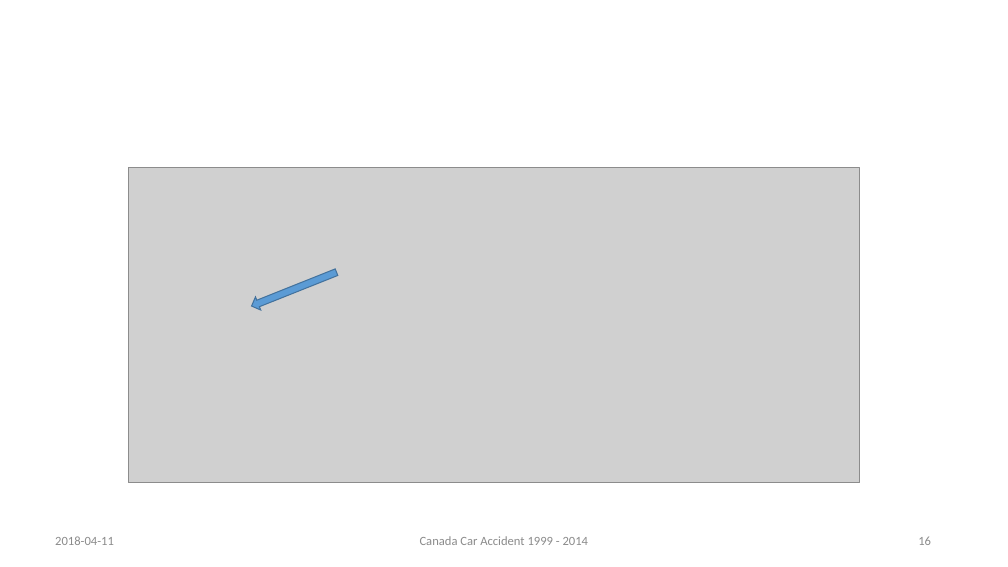
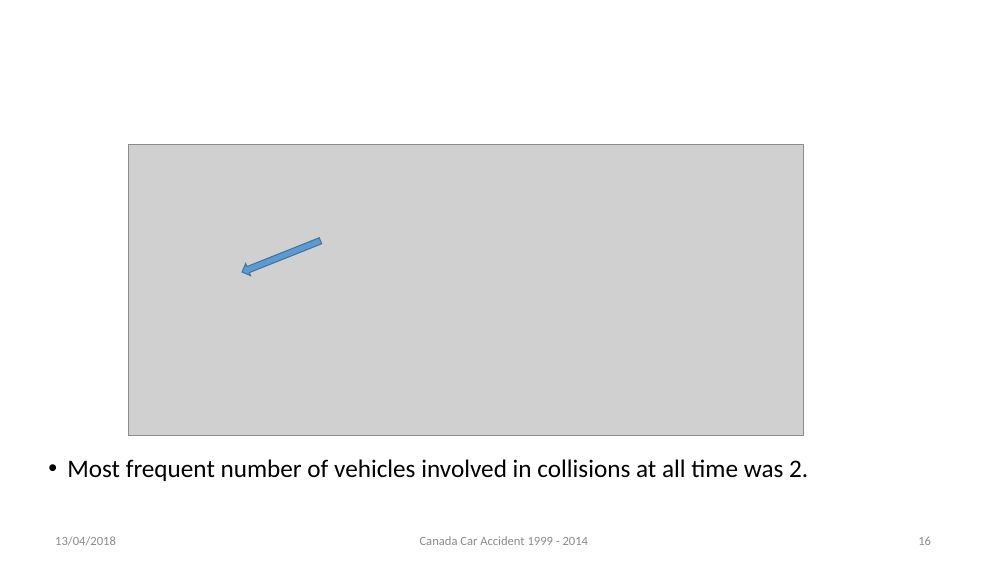
Before and after one commit to rynho/3250-G3, a slide deck: slide 16 of Deliverable/Presentation.pptx. Drawn at 1008x567 pixels with LibreOffice and Linux fonts; fonts in the diff are those of the drawing; grey boxes stand for pictures; background and template pictures are left out. Boxes give left, top, right and bottom in pixels: in the first picture for what was removed or moved away, otherwise in the second. Text is boxed around its words. In the diff, an @@ line names an element or a change of style, - is before the commit and + after.

```diff
--- a/Deliverable/Presentation.pptx
+++ b/Deliverable/Presentation.pptx
@@ picture: place and size @@
-picture at bbox=[129, 168, 861, 483]
+picture at bbox=[129, 144, 804, 436]
@@ right arrow: place and size @@
-right arrow at bbox=[249, 266, 339, 313]
+right arrow at bbox=[240, 235, 323, 278]
@@ text added at bbox=[67, 459, 808, 481], 24 pt, text #000000 @@
+• Most frequent number of vehicles involved in collisions at all time was 2.
@@ text at bbox=[55, 536, 116, 545]: text changed @@
-2018-04-11
+13/04/2018
```
Also in this commit, not shown: 19 other slides changed, 8 other files.
